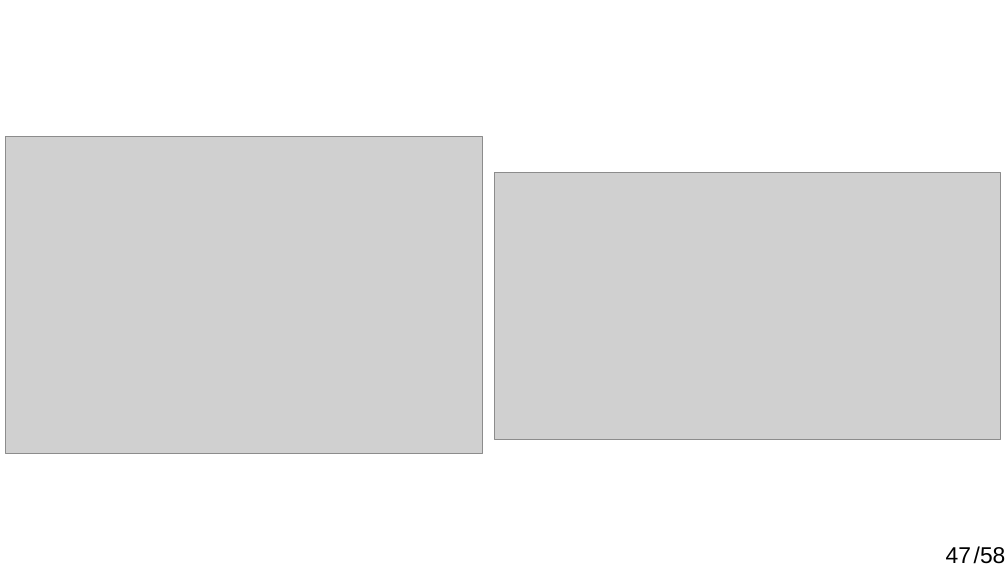
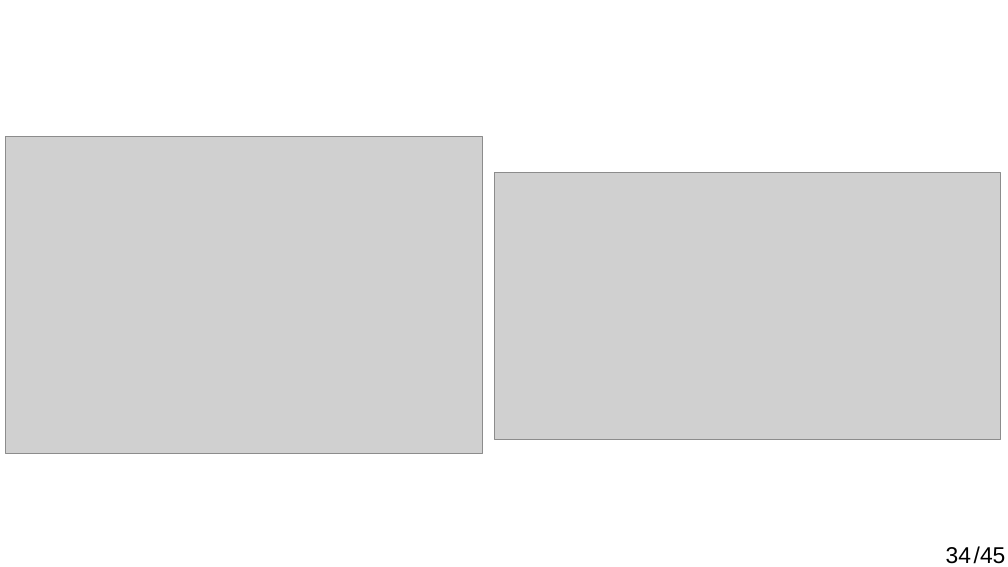
Before and after one commit to pvermees/Thermo2025, a slide deck: slide 34 of handout/ThermoAsia.odp (slide 47 before the commit). Drawn at 1008x567 pixels with LibreOffice and Linux fonts; fonts in the diff are those of the drawing; grey boxes stand for pictures. Boxes give left, top, right and bottom in pixels: in the first picture for what was removed or moved away, otherwise in the second. Text is boxed around its words. In the diff, an @@ line names an element or a change of style, - is before the commit and + after.

```diff
--- a/handout/ThermoAsia.odp
+++ b/handout/ThermoAsia.odp
@@ page number at box(946, 547, 971, 564): text changed @@
-47
+34
@@ text at box(974, 546, 1006, 564): text changed @@
-/58
+/45
```
Also in this commit, not shown: 39 other slides changed, 5 slides added, 18 slides removed.
